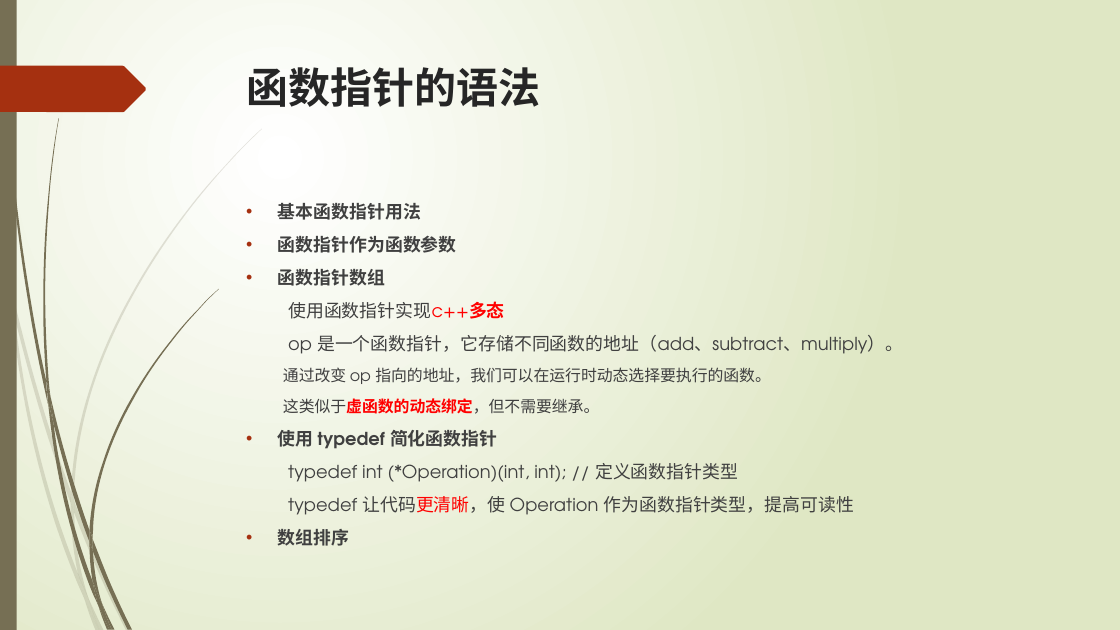
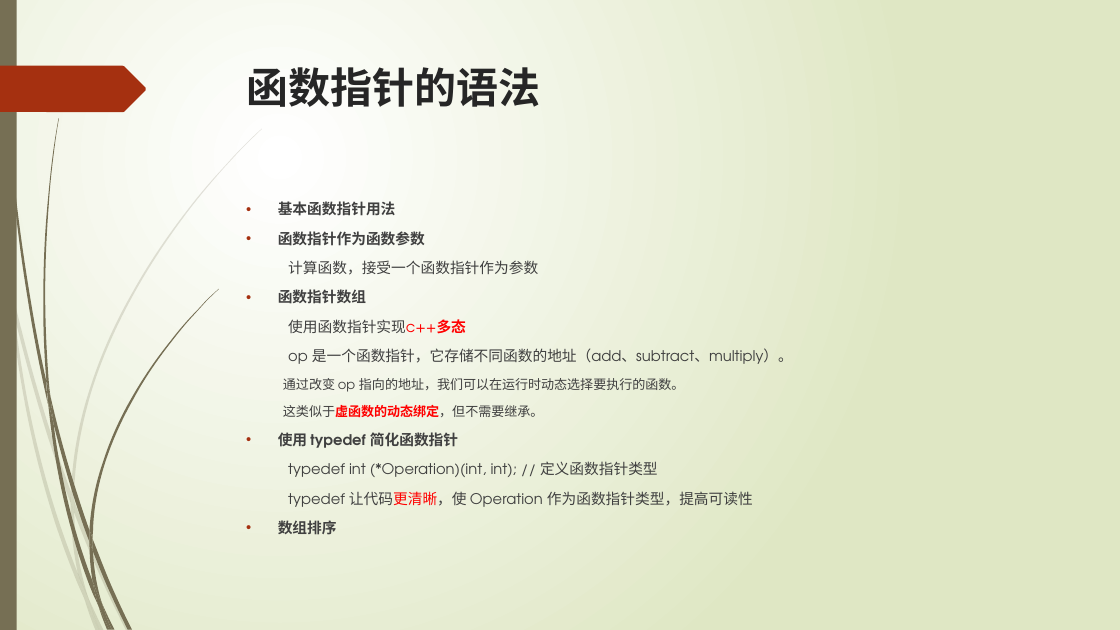
Before and after one commit to liuty2006/learn, a slide deck: slide 56 of learn_cpp/docs/C++语言培训.pptx. Drawn at 1120x630 pixels with LibreOffice and Linux fonts; fonts in the diff are those of the drawing. Boxes give left, top, right and bottom in pixels: in the first picture for what was removed or moved away, otherwise in the second. Text is boxed around its words. In the diff, an @@ line names an element or a change of style, - is before the commit and + after.

```diff
--- a/learn_cpp/docs/C++语言培训.pptx
+++ b/learn_cpp/docs/C++语言培训.pptx
@@ text at [278,201,793,534]: size 15.3 to 12.6 pt in "基本函数指针用法", "函数指针作为函数参数", "函数指针数组", "使用函数指针实现c++多态" and 5 more places; size 13.6 to 11.2 pt in "通过改变 op 指向的地址，我们可以在运行时动态选择要执行的函数。", "这类似于虚函数的动态绑定，但不需要继承。" @@
@@ text at [288,260,538,275]: paragraph added @@
+计算函数，接受一个函数指针作为参数
```
Also in this commit, not shown: 2 other slides changed, 5 other files.
